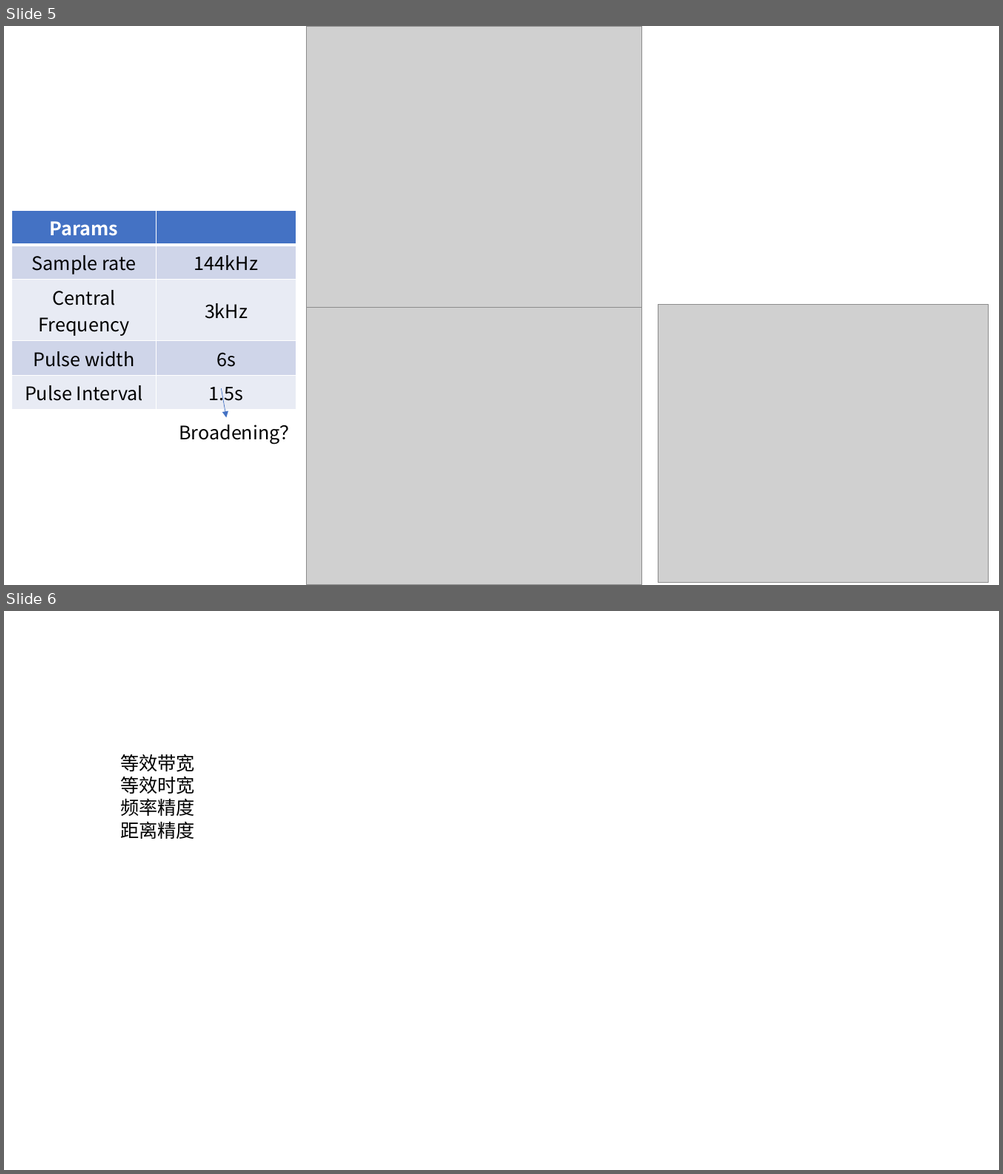
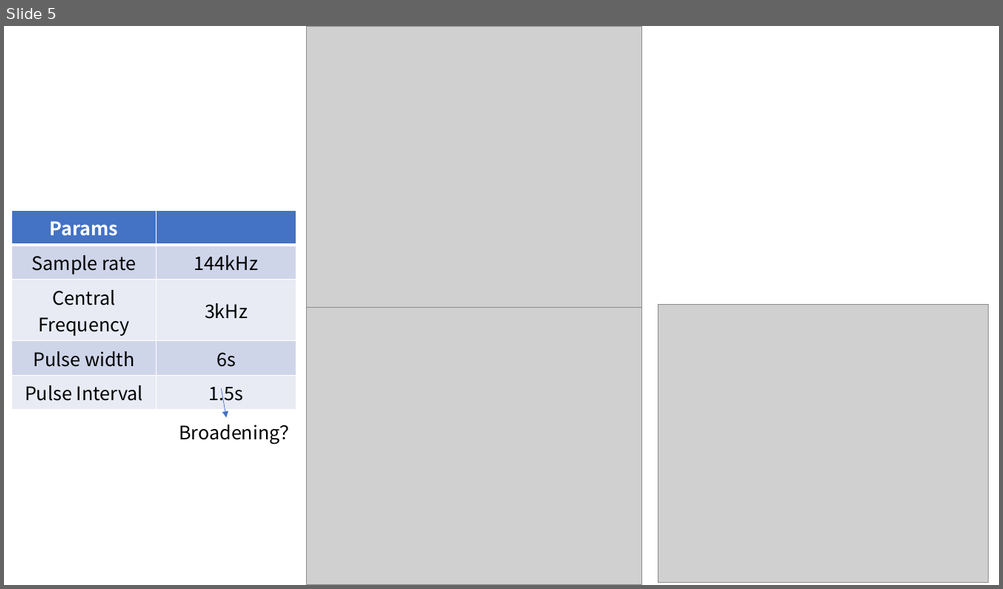
Before and after one commit to Vanillaholic/Orthogonal-Waveform-Design-and-Detection-2, a slide deck: waveform.pptx. Shown one above the other, each under a label of ours: slides 5 and 6 before the commit, slide 5 after it. The pictures are 1003x1174 and 1003x589 pixels, drawn with LibreOffice and Linux fonts; fonts in the diff are those of the drawing; grey boxes stand for pictures. Boxes give left, top, right and bottom in pixels: in the first picture for what was removed or moved away, otherwise in the second. Text is boxed around its words. In the diff, an @@ line names an element or a change of style, - is before the commit and + after.

```diff
--- a/waveform.pptx
+++ b/waveform.pptx
@@ slide 6 removed at (4,611,999,1170), background #FFFFFF @@
@@ text removed at (120,754,195,839) @@
-等效带宽
-等效时宽
-频率精度
-距离精度
```
Also in this commit, not shown: 1 slide added, 18 other files.
